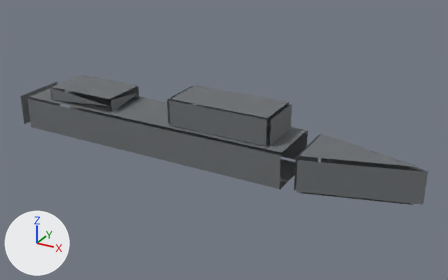
One commit to the glTF model prototype/assets/models/hulls/naval_hull.glb: the scene before it, then after it.
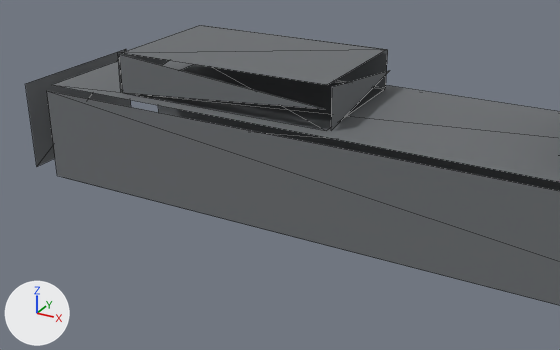
Each version appears first whole from a 50 mm lens placed at (55.0, -92.1, 44.1), pointed at (3.9, 0.9, -2.4), and next in a close-up from a 50 mm lens placed at (0.0, -42.9, 16.6), pointed at (-22.7, -1.7, -4.0). Lighting does not change. The marker at lower left points along +X, +Y and +Z. The older version's two pictures come first. The close-ups show mesh edges as thin lines. Vertices at exactly the same position are counted once.

In view in the first close-up: 'naval_hull'.
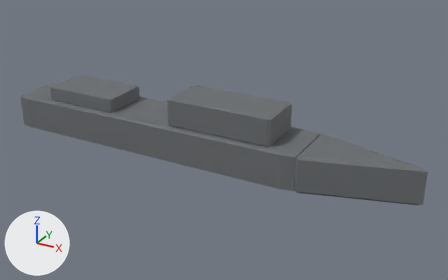
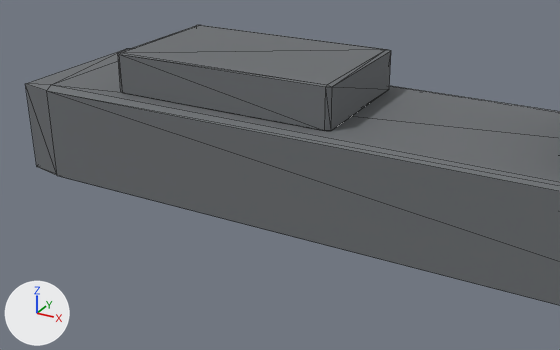
The newer file is also rescaled (x0.0583), turned or shifted as a whole; pictures and numbers use the older file's frame.

Boxes [x1, y1, x2, y2] around the edits, measured in the close-ups (560 x 350 px):
part 1 of me_cube_022, built on: before [118, 52, 390, 130]; after [26, 25, 560, 191]

Diff of the bpy script that builds the scene:
```diff
--- a/prototype/assets/models/hulls/naval_hull.glb.py
+++ b/prototype/assets/models/hulls/naval_hull.glb.py
@@ me_cube_022 @@
 # used by ob_naval_hull; location = (0.0, 0.0, 0.0)
-me_cube_022.from_pydata(...)  # 87 vertices, 41 faces; spans x -40.9..40.9, y -6.0..6.0, z -6.0..6.0
+me_cube_022.from_pydata(...)  # 90 vertices, 164 faces; spans x -40.9..40.9, y -6.0..6.0, z -6.0..6.0
+# me_cube_022 part 1
+# 3 vertices are removed from x -33.2..-17.8, y -4.7..4.5, z 2.2
+# 3 faces are deleted
+# 6 vertices are added at (-33.2, 4.5, 0.9), (-33.2, 4.5, 3.5), (-17.8, 4.5, 0.9), (-17.8, 4.5, 3.5), (-18.1, -4.7, 0.9), (-18.1, -4.7, 3.5)
+# 126 new faces join them
 me_cube_022.materials.append(mat_matte_grey_hull)
```
